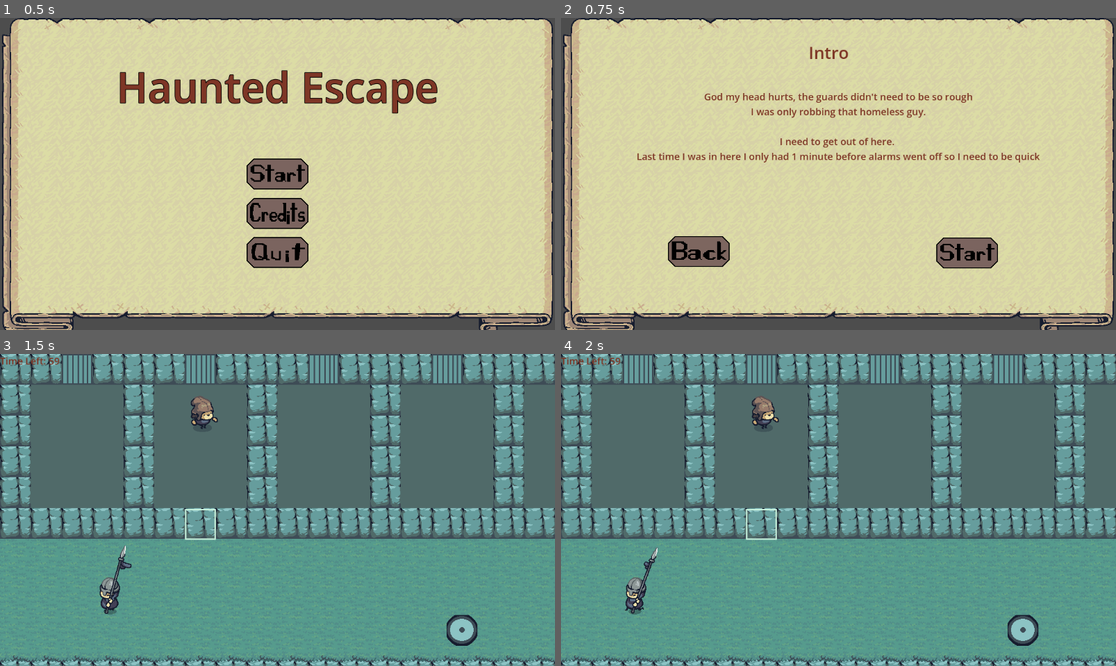
Above: before the commit, frames 1-4 (two rows, left to right).
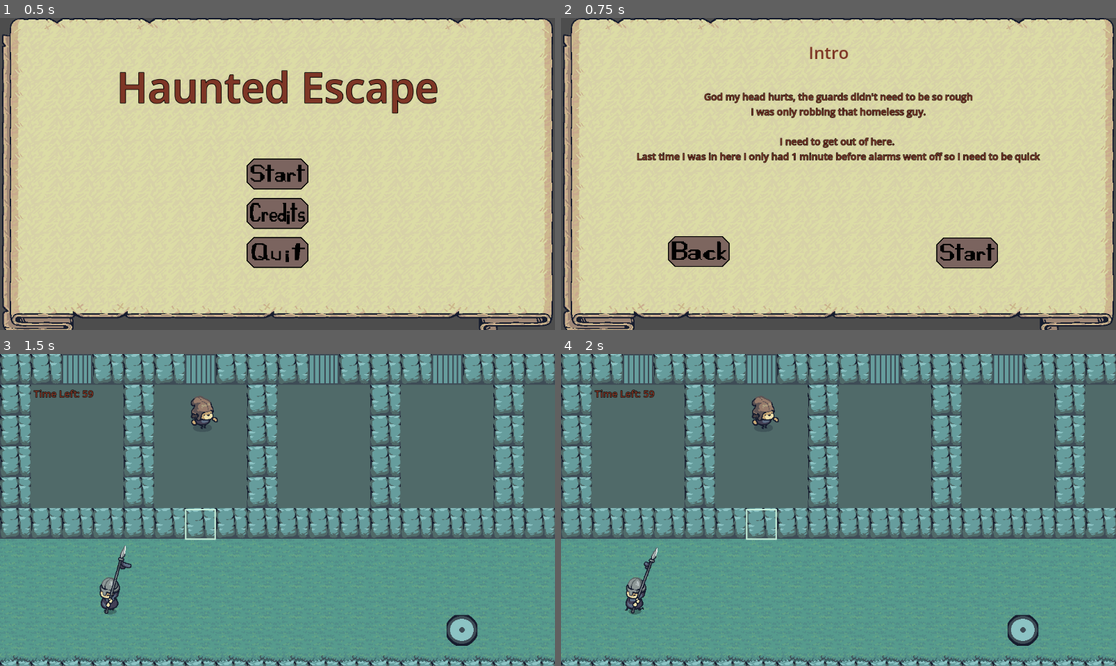
Above: after the commit, the same moments.

Repository: 3nter-Name/Game-Dev-Final-Project
Game: Godot game, scene res://Non-Game Scenes/Menu.tscn
Two runs of this game, one before a commit and one after it. Both use one fixed random seed, a clock stepped at 60 frames per second and the inputs below.
Inputs (mouse positions are in pixels of both pictures, inside the frame that each line leads up to):
- Up to frame 1 (0.5 s): no input
- Up to frame 2 (0.75 s): click (838, 174) at 0.5 s
- Up to frame 3 (1.5 s): click (405, 588) at 1.25 s
- Up to frame 4 (2 s): no input

Frame 1 is identical in both runs. In frame 2, 2.3% of the frame differs, in the area x 13-87%, y 23-47%; in frame 3, 0.3%; in frame 4, 0.3%.

Commit message:
bug fixes v2

Diff:
--- a/Enemies/guard.gd
+++ b/Enemies/guard.gd
@@ -4,7 +4,7 @@
 
 var playerFound = false;
 
-@onready var sprite = get_child(1);
+@onready var sprite = $AnimatedSprite2D;
 @onready var target = "Left";
 
 func _physics_process(delta):
@@ -25,13 +25,11 @@
 
 func _on_detection_l_body_entered(body: Node2D) -> void:
 	if sprite.flip_h:
-		pass;
-	else:
 		if body.is_in_group("player"):
 			get_parent().get_parent().fail();
 
 
 func _on_detection_r_body_entered(body: Node2D) -> void:
-	if sprite.flip_h:
+	if !sprite.flip_h:
 		if body.is_in_group("player"):
 			get_parent().get_parent().fail();
--- a/Levels/Main_Controller.tscn
+++ b/Levels/Main_Controller.tscn
@@ -14,8 +14,10 @@
 [node name="Player" parent="." unique_id=87573410 groups=["player"] instance=ExtResource("1_884h6")]
 
 [node name="TimerDisplay" type="Label" parent="." unique_id=246613257]
-offset_right = 40.0
-offset_bottom = 23.0
+offset_left = 70.0
+offset_top = 68.0
+offset_right = 206.0
+offset_bottom = 96.0
 text = "Time Left: 000"
 label_settings = ExtResource("2_j802v")
 script = ExtResource("2_53fre")
--- a/Non-Game Scenes/Story_Text.tres
+++ b/Non-Game Scenes/Story_Text.tres
@@ -3,3 +3,5 @@
 [resource]
 font_size = 20
 font_color = Color(0.49411765, 0.21176471, 0.14901961, 1)
+outline_size = 3
+outline_color = Color(0, 0, 0, 1)
